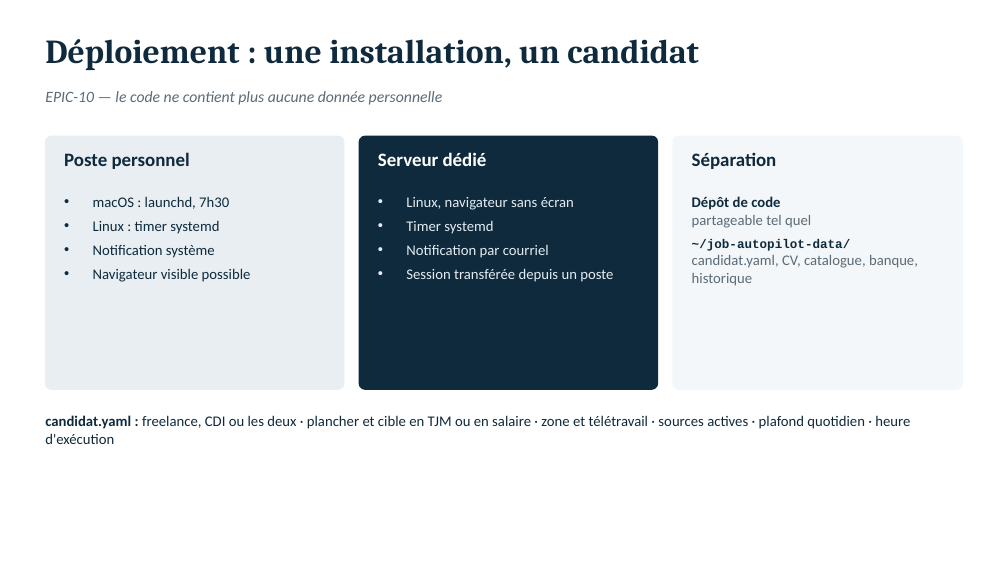
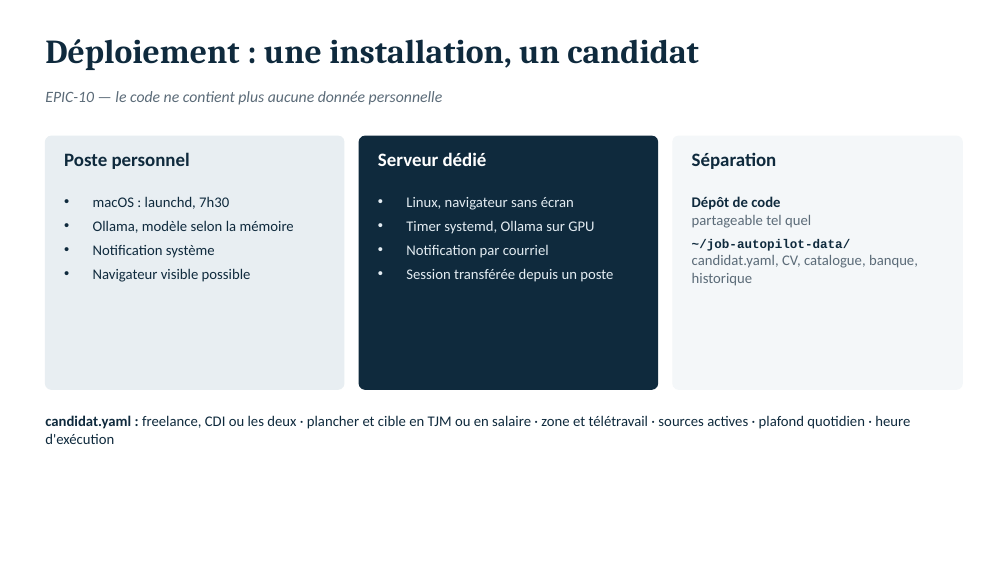
Before and after one commit to BEVTRADE/job-autopilot, a slide deck: slide 16 of docs/job-autopilot-architecture.pptx (slide 14 before the commit). Drawn at 1008x567 pixels with LibreOffice and Linux fonts; fonts in the diff are those of the drawing. Boxes give left, top, right and bottom in pixels: in the first picture for what was removed or moved away, otherwise in the second. Text is boxed around its words. In the diff, an @@ line names an element or a change of style, - is before the commit and + after.

```diff
--- a/docs/job-autopilot-architecture.pptx
+++ b/docs/job-autopilot-architecture.pptx
@@ text at (93, 220, 294, 233): text changed @@
-• Linux : timer systemd
+• Ollama, modèle selon la mémoire
@@ text at (406, 220, 594, 234): text changed @@
-• Timer systemd
+• Timer systemd, Ollama sur GPU
```
Also in this commit, not shown: 7 other slides changed, 2 slides added.
